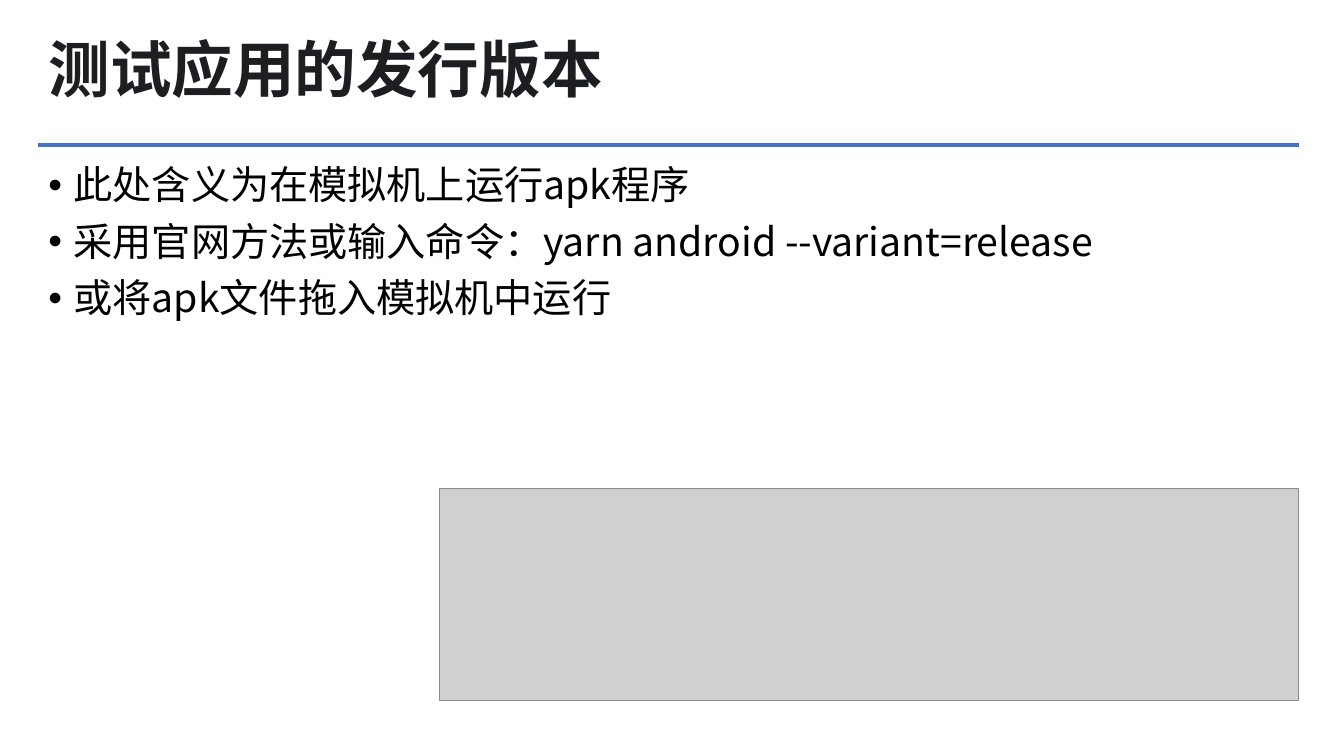
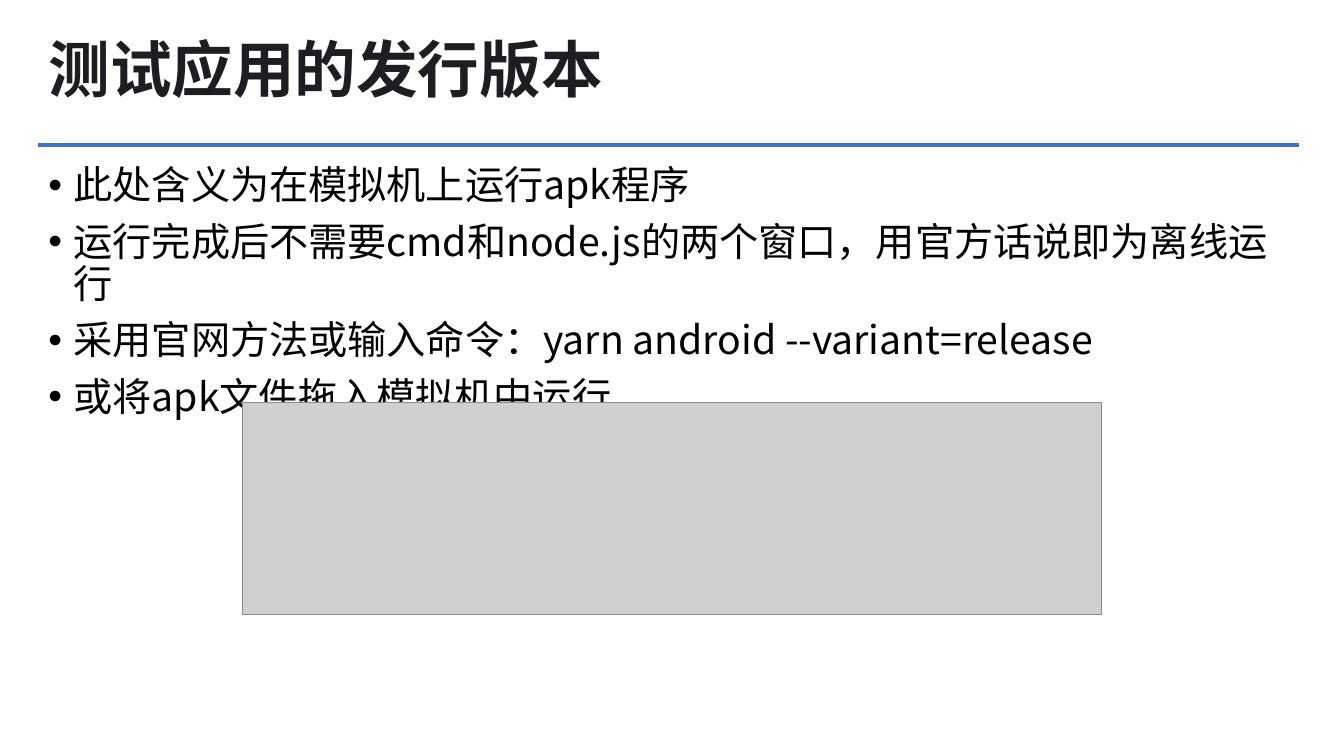
Before and after one commit to greatgu99/myApp, a slide deck: slide 38 of 文档/ReactNative项目入门.pptx (slide 34 before the commit). Drawn at 1344x756 pixels with LibreOffice and Linux fonts; fonts in the diff are those of the drawing; grey boxes stand for pictures; background and template pictures are left out. Boxes give left, top, right and bottom in pixels: in the first picture for what was removed or moved away, otherwise in the second. Text is boxed around its words. In the diff, an @@ line names an element or a change of style, - is before the commit and + after.

```diff
--- a/文档/ReactNative项目入门.pptx
+++ b/文档/ReactNative项目入门.pptx
@@ text at (x1=74, y1=223, x2=1268, y2=302): paragraph added @@
+• 运行完成后不需要cmd和node.js的两个窗口，用官方话说即为离线运行
@@ picture moved from (x1=440, y1=489, x2=1299, y2=701) to (x1=243, y1=403, x2=1102, y2=615) @@
```
Also in this commit, not shown: 3 other slides changed, 20 slides added.
